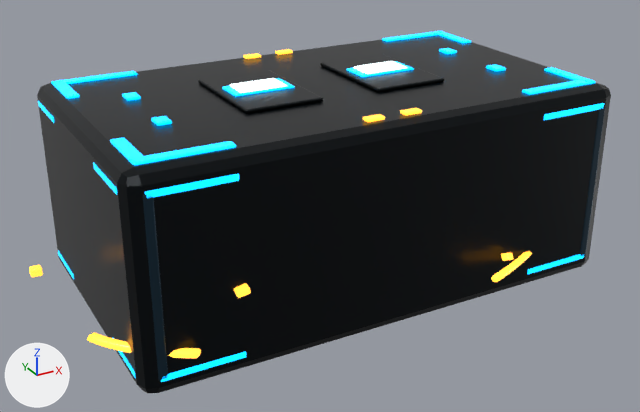
One commit to the glTF model public/assets/models/powerups/packet-blast.glb: the scene before it, then after it.
Camera for both pictures: a camera (50 mm lens) standing at (-7.35, -13.24, 11.88) and looking at (-0.22, -0.27, 5.4). The lights are fixed; the arrows at lower left show +X, +Y and +Z. The older version comes first. Both versions are drawn at frame 9 of the action 'packet-blast-cast'; the numbers are the values there.

Objects in the first picture: 'eye-white-left.001', 'packet-charge-corners.001-PL-amber', 'packet-pose.001-PL-cyan', 'packet-pose.001-PL-metal', 'packet-pose.001-PL-shell' and 7 more.
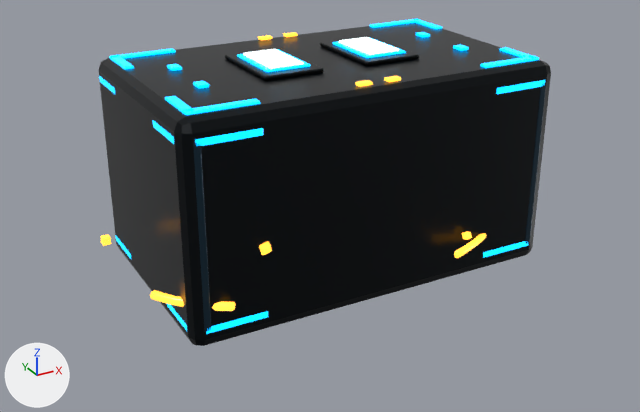
ob_packet_pose_001 is not drawn itself; it is the parent of ob_eye_expression_left_001, ob_eye_expression_right_001, ob_packet_charge_corners_001, ob_packet_charge_mote_pose_0_001, ob_packet_charge_mote_pose_1_001, ob_packet_charge_mote_pose_2_001, ob_packet_charge_mote_pose_3_001, ob_packet_charge_mote_pose_4_001.
ob_eye_expression_left_001 is not drawn itself; it is the parent of ob_eye_cyan_edge_left_001, ob_eye_white_left_001.
ob_eye_expression_right_001 is not drawn itself; it is the parent of ob_eye_cyan_edge_right_001, ob_eye_white_right_001.

Boxes [x1, y1, x2, y2] around the edits, measured in the pictures (640 x 412 px):
'packet-pose.001-PL-shell', moved, rescaled, turned: before [37, 35, 611, 393]; after [99, 23, 551, 346]
'packet-pose.001-PL-cyan', moved, rescaled, turned: before [38, 31, 604, 382]; after [99, 19, 545, 334]
'packet-pose.001-PL-metal', moved, rescaled, turned (mostly hidden): before [143, 105, 605, 380]; after [193, 82, 546, 332]
'packet-charge-corners.001-PL-amber', moved, rescaled, turned: before [87, 251, 532, 359]; after [150, 233, 487, 311]
'eye-white-left.001', moved, rescaled, turned: before [230, 78, 287, 93]; after [243, 49, 304, 68]
'eye-white-right.001', moved, rescaled, turned: before [353, 61, 407, 74]; after [339, 37, 399, 55]
'packet-pose.001-PL-amber', moved, rescaled, turned: before [243, 49, 422, 122]; after [258, 32, 401, 87]
'eye-cyan-edge-left.001', moved, rescaled, turned: before [222, 78, 295, 97]; after [237, 49, 311, 72]
'eye-cyan-edge-right.001', moved, rescaled, turned: before [346, 61, 414, 77]; after [332, 37, 406, 58]
'packet-charge-mote-3.001', moved, rescaled, turned: before [234, 283, 251, 298]; after [259, 241, 272, 255]
'packet-charge-mote-2.001', moved, rescaled, turned: before [29, 265, 43, 277]; after [101, 234, 111, 246]
'packet-charge-mote-4.001', moved, rescaled, turned: before [501, 253, 514, 261]; after [462, 231, 472, 240]

The edits, one by one:
Object 'packet-pose.001' (ob_packet_pose_001) turns from (-0.1, 0, 0) to (0, 0, 0) degrees about x, y and z.
Object 'packet-pose.001' (ob_packet_pose_001) moves from (0.0, 0.0, 5.809) to (0.0, 0.0, 6.15).
Object 'packet-pose.001' (ob_packet_pose_001) is rescaled from (1.11, 1.07, 0.818) to (0.86, 0.86, 0.86).
Object 'eye-expression-left.001' (ob_eye_expression_left_001) moves from (-1.1, 0.0655, 2.28) to (-1.1, 0.06, 2.28).
Object 'eye-expression-left.001' (ob_eye_expression_left_001) is rescaled from (1.06, 0.326, 1.0) to (1.0, 0.88, 1.0).
Object 'eye-expression-right.001' (ob_eye_expression_right_001) moves from (1.1, 0.0655, 2.28) to (1.1, 0.06, 2.28).
Object 'eye-expression-right.001' (ob_eye_expression_right_001) is rescaled from (1.06, 0.326, 1.0) to (1.0, 0.88, 1.0).
